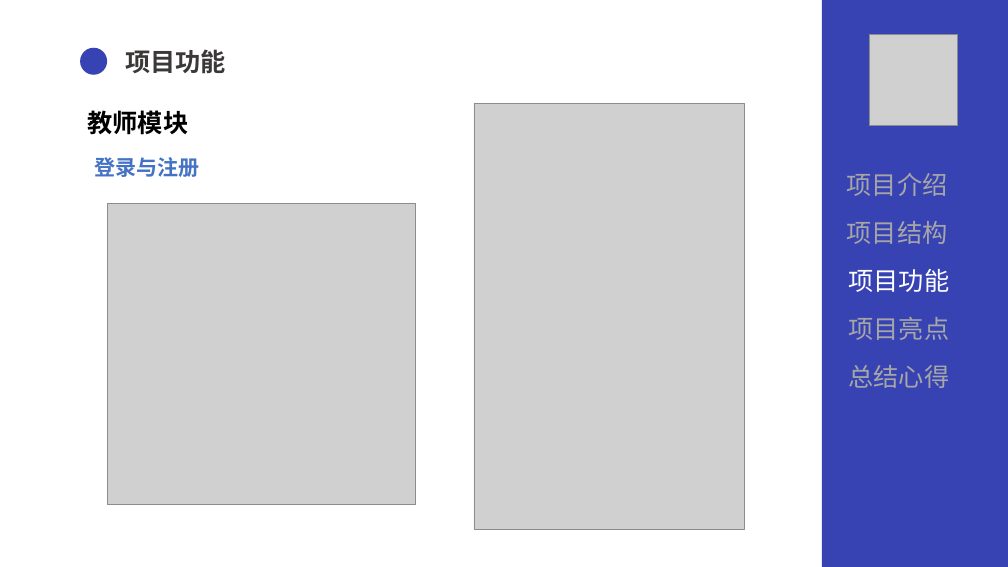
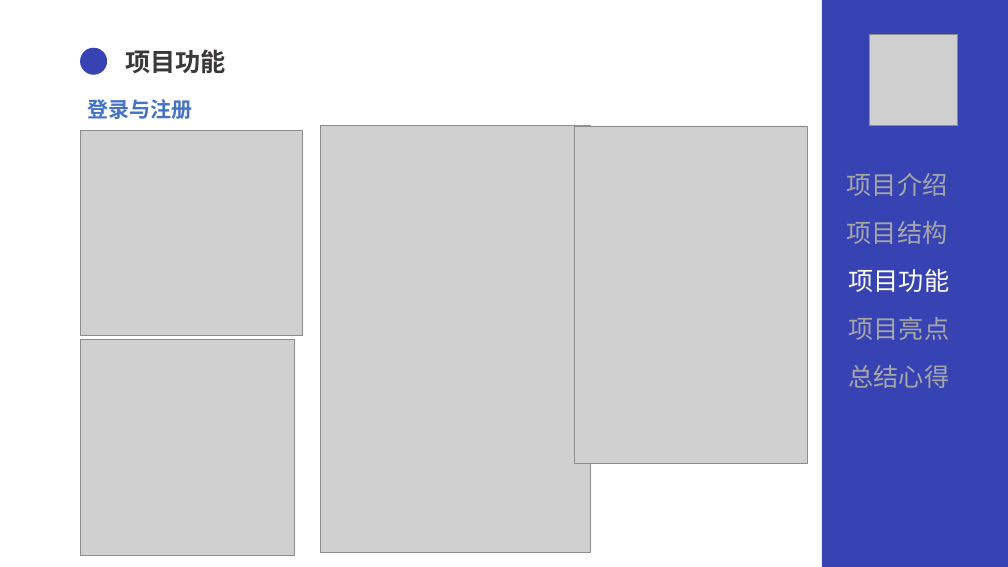
Before and after one commit to SUYYYUS/QGfinal, a slide deck: slide 8 of 文档/QG汇报陈术裕.pptx. Drawn at 1008x567 pixels with LibreOffice and Linux fonts; fonts in the diff are those of the drawing; grey boxes stand for pictures. Boxes give left, top, right and bottom in pixels: in the first picture for what was removed or moved away, otherwise in the second. Text is boxed around its words. In the diff, an @@ line names an element or a change of style, - is before the commit and + after.

```diff
--- a/文档/QG汇报陈术裕.pptx
+++ b/文档/QG汇报陈术裕.pptx
@@ text "登录与注册": place and size @@
-text "登录与注册" at [95,157,200,177]
+text "登录与注册" at [87,99,192,119]
@@ text removed at [88,110,189,135] @@
-教师模块
@@ picture added at [80,130,302,335] @@
@@ picture: place and size @@
-picture at [474,103,744,530]
+picture at [320,126,590,554]
@@ picture added at [574,126,807,464] @@
@@ picture removed at [107,203,416,504] @@
@@ picture added at [80,340,294,555] @@
```
Also in this commit, not shown: 6 other slides changed, 7 slides removed.
